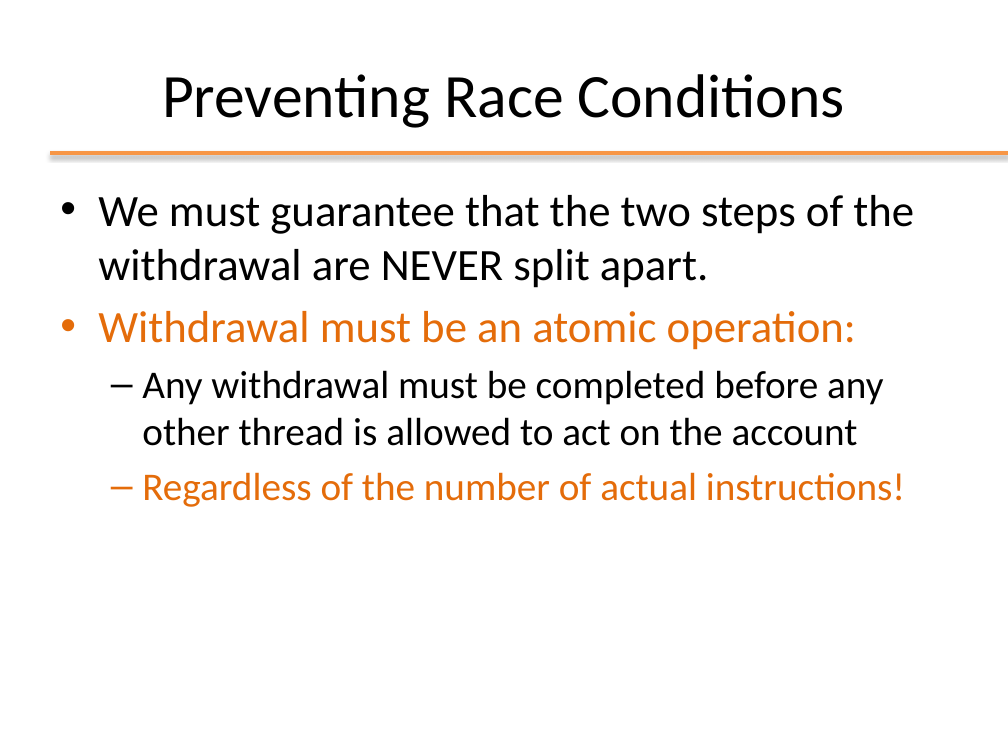
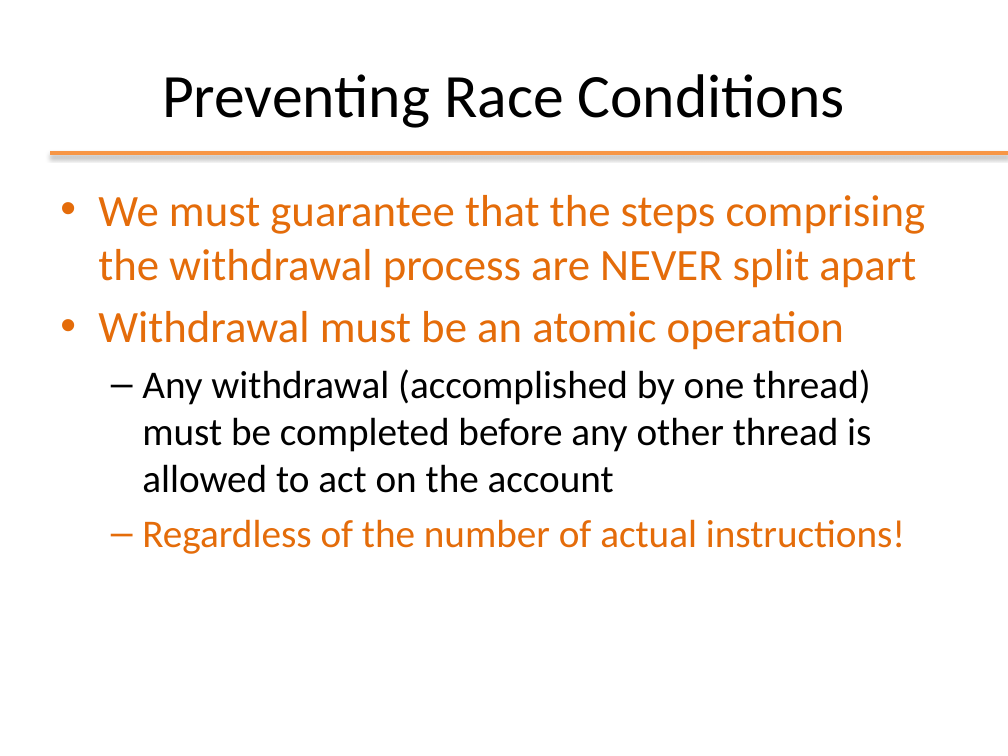
Before and after one commit to Andrea99-beep/ooprogramming, a slide deck: slide 6 of slides/ppt/12_Threads_Syncronization.pptx (slide 7 before the commit). Drawn at 1008x756 pixels with LibreOffice and Linux fonts; fonts in the diff are those of the drawing; background and template pictures are left out. Boxes give left, top, right and bottom in pixels: in the first picture for what was removed or moved away, otherwise in the second. Text is boxed around its words. In the diff, an @@ line names an element or a change of style, - is before the commit and + after.

```diff
--- a/slides/ppt/12_Threads_Syncronization.pptx
+++ b/slides/ppt/12_Threads_Syncronization.pptx
@@ text at box(98, 195, 926, 493): text changed; text colour #000000 to #E46C0A @@
-• We must guarantee that the two steps of the withdrawal are NEVER split apart.
-• Withdrawal must be an atomic operation:
-  – Any withdrawal must be completed before any other thread is allowed to act on the account
+• We must guarantee that the steps comprising the withdrawal process are NEVER split apart
+• Withdrawal must be an atomic operation
+  – Any withdrawal (accomplished by one thread) must be completed before any other thread is allowed to act on the account
```
Also in this commit, not shown: 16 other slides changed, 2 slides added, 2 slides removed, 13 other files.
